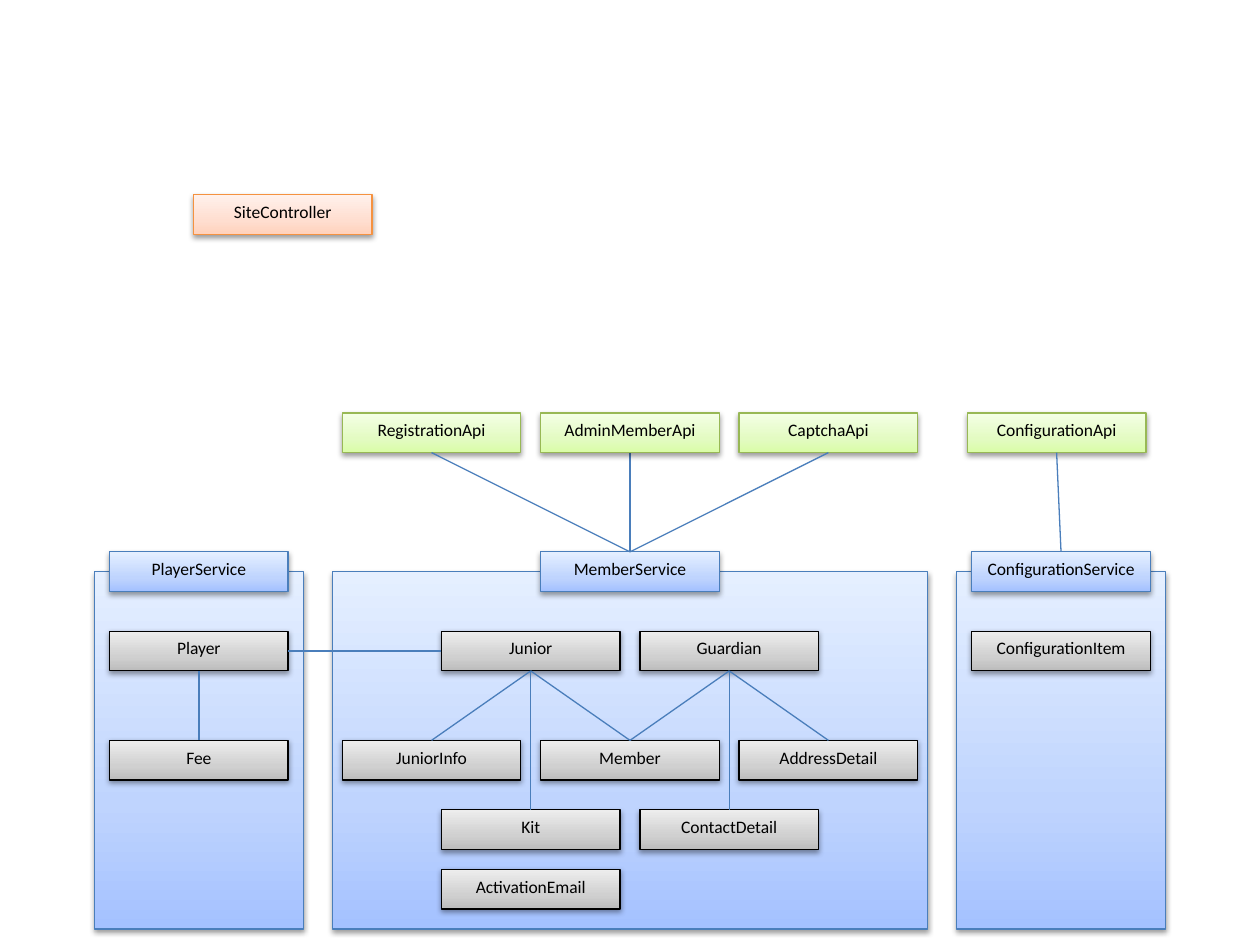
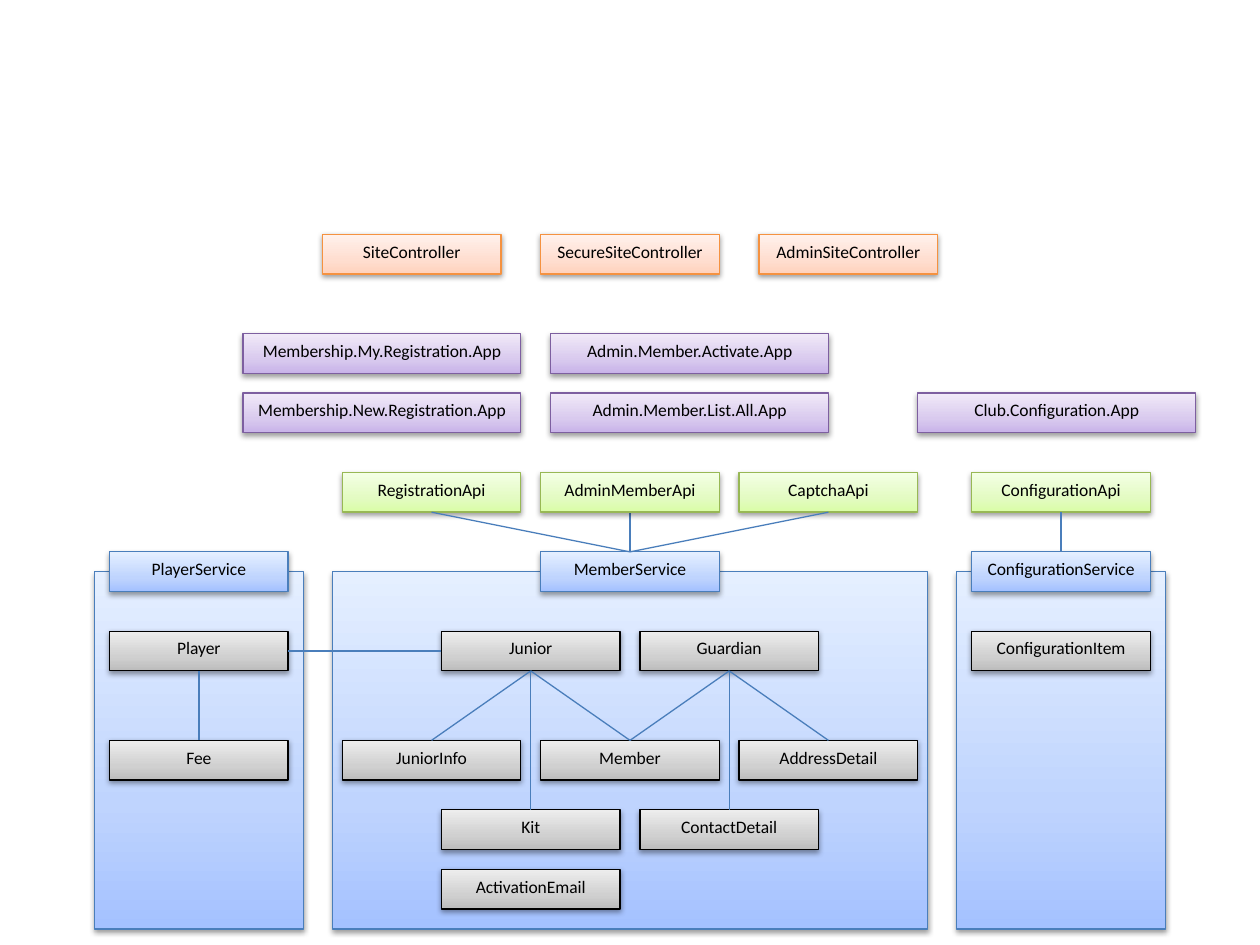
Before and after one commit to ivNetAdmin/bw-cc.co.uk.v1.8.1.2, a slide deck: slide 1 of Documentation/Architecture.pptx. Drawn at 1260x945 pixels with LibreOffice and Linux fonts; fonts in the diff are those of the drawing. Boxes give left, top, right and bottom in pixels: in the first picture for what was removed or moved away, otherwise in the second. Text is boxed around its words. In the diff, an @@ line names an element or a change of style, - is before the commit and + after.

```diff
--- a/Documentation/Architecture.pptx
+++ b/Documentation/Architecture.pptx
@@ rectangle "SiteController" moved from (x1=194, y1=195, x2=373, y2=234) to (x1=323, y1=234, x2=501, y2=273) @@
@@ rectangle added at (x1=541, y1=234, x2=719, y2=273), fill gradient #FFD2BD to #FFDED0 to #FFF2ED, outline #F69240 0.75 pt, 10 pt, text #000000 @@
+SecureSiteController
@@ rectangle added at (x1=759, y1=234, x2=937, y2=273), fill gradient #FFD2BD to #FFDED0 to #FFF2ED, outline #F69240 0.75 pt, 10 pt, text #000000 @@
+AdminSiteController
@@ rectangle added at (x1=243, y1=334, x2=520, y2=373), fill gradient #C9B5E8 to #D8CBEE to #F0EAF9, outline #7D60A0 0.75 pt, 10 pt, text #000000 @@
+Membership.My.Registration.App
@@ rectangle added at (x1=551, y1=334, x2=828, y2=373), fill gradient #C9B5E8 to #D8CBEE to #F0EAF9, outline #7D60A0 0.75 pt, 10 pt, text #000000 @@
+Admin.Member.Activate.App
@@ rectangle added at (x1=243, y1=393, x2=520, y2=432), fill gradient #C9B5E8 to #D8CBEE to #F0EAF9, outline #7D60A0 0.75 pt, 10 pt, text #000000 @@
+Membership.New.Registration.App
@@ rectangle added at (x1=551, y1=393, x2=828, y2=432), fill gradient #C9B5E8 to #D8CBEE to #F0EAF9, outline #7D60A0 0.75 pt, 10 pt, text #000000 @@
+Admin.Member.List.All.App
@@ rectangle added at (x1=917, y1=393, x2=1194, y2=432), fill gradient #C9B5E8 to #D8CBEE to #F0EAF9, outline #7D60A0 0.75 pt, 10 pt, text #000000 @@
+Club.Configuration.App
@@ 3 rectangles moved together from (x1=343, y1=413, x2=919, y2=452) to (x1=343, y1=472, x2=919, y2=512) @@
@@ rectangle "ConfigurationApi" moved from (x1=968, y1=413, x2=1147, y2=452) to (x1=971, y1=472, x2=1150, y2=512) @@
@@ line moved from (432, 452) - (630, 552) to (432, 512) - (630, 552) @@
@@ line moved from (828, 452) - (630, 552) to (828, 512) - (630, 552) @@
@@ line moved from (630, 452) - (630, 552) to (630, 512) - (630, 552) @@
@@ line moved from (1057, 452) - (1061, 552) to (1061, 512) - (1061, 552) @@
```
Also in this commit, not shown: 21 other files.
